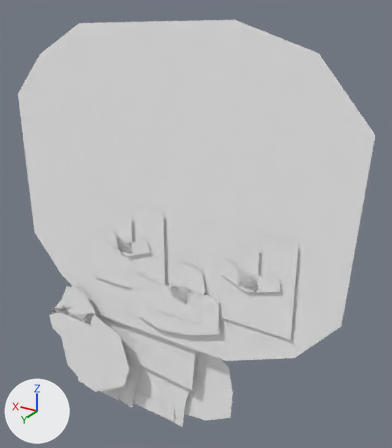
An edit to the FBX model Assets/Models/PlayerSmall/PlayerSmall@Run.fbx, drawn before and after from the same camera.
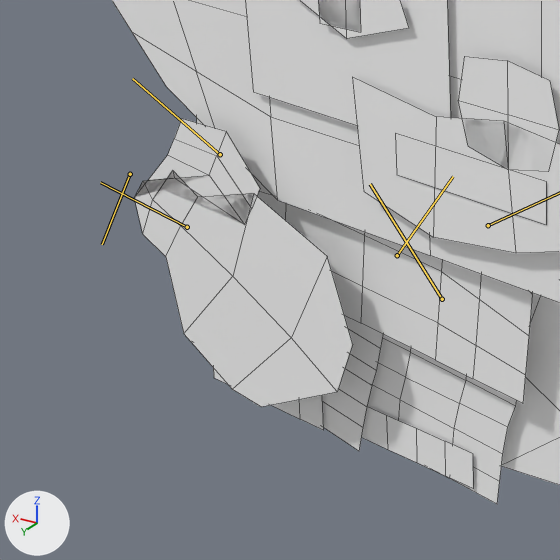
Old and new are each drawn whole from a 50 mm lens placed at (-0.00829, 0.00979, 0.01127), pointed at (-0.002, -0.0007, 0.00603) and again close up on the part from 0% to 52% of the width and 54% to 100% of the height. Arrows for +X, +Y and +Z are at lower left; the lights stay in place. Both versions are drawn at frame 5 of the action 'Take 001'; the numbers are the values there. The bones that change are drawn over the model as lines in the close-ups. The close-ups show mesh edges as thin lines.

In view in the first close-up: 'ArmL', 'ArmR', 'Body', 'Face', 'Head', 'LegL', 'LegR', 'Rough'.
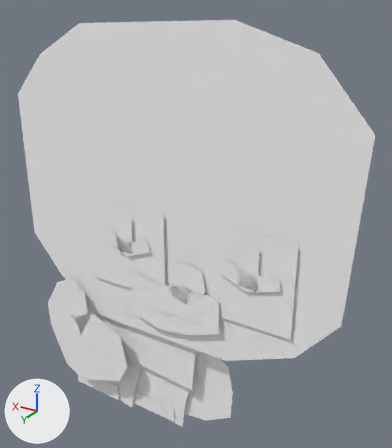
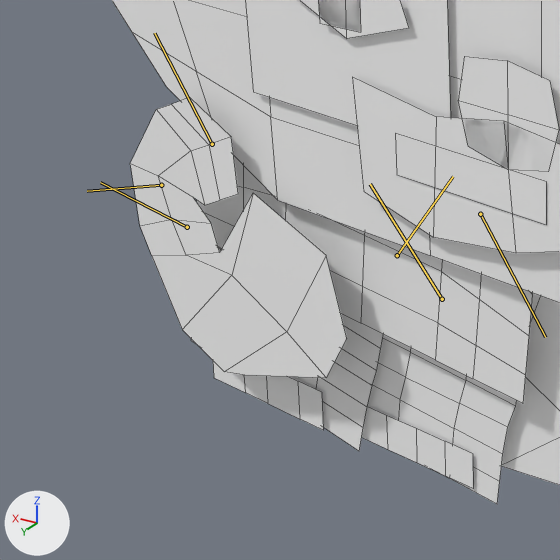
What the commit changed:
Bone 'Rig_ShoulderL' (bone_rig_shoulderl) moves from (0.032, -0.009, 0.0) to (0.02, -0.015, 0.0).
Bone 'Rig_ShoulderL' (bone_rig_shoulderl) turns from (0, 0, 23) to (0, 0, -73) degrees about its own x, y and z.
Bone 'Rig_ElbowL' (bone_rig_elbowl) moves from (-0.104, -0.134, 0.0) to (0.037, 0.017, 0.0).
Bone 'Rig_ElbowL' (bone_rig_elbowl) turns from (0, 0, 20) to (0, 0, 117) degrees about its own x, y and z.
Bone 'Rig_HandL' (bone_rig_handl) moves from (0.15, 0.083, 0.0) to (-0.042, 0.097, 0.0).
Bone 'Rig_HandL' (bone_rig_handl) turns from (0, 0, -20) to (0, 0, -117) degrees about its own x, y and z.
Bone 'Rig_ShoulderR' (bone_rig_shoulderr) moves from (0.049, -0.014, 0.0) to (0.045, -0.001, 0.0).
Bone 'Rig_ShoulderR' (bone_rig_shoulderr) turns from (0, 0, -1) to (0, 0, 32) degrees about its own x, y and z.
Bone 'Rig_ElbowR' (bone_rig_elbowr) moves from (0.037, 0.092, 0.0) to (0.023, -0.024, 0.0).
Bone 'Rig_ElbowR' (bone_rig_elbowr) turns from (0, 0, -88) to (0, 0, -81) degrees about its own x, y and z.
Bone 'Rig_HandR' (bone_rig_handr) moves from (-0.013, 0.047, 0.0) to (-0.097, 0.037, 0.0).
Bone 'Rig_HandR' (bone_rig_handr) turns from (0, 0, -88) to (0, 0, -121) degrees about its own x, y and z.

What differs and where, as boxes (x1, y1, x2, y2) in the close-ups (560 x 560 px):
'ArmR', posed
    before: (135, 119, 352, 407)
    after: (130, 98, 347, 378)
bone 'Rig_ShoulderR', root to tip
    before: (220, 154) to (132, 78)
    after: (212, 144) to (154, 33)
bone 'Rig_ElbowR', root to tip
    before: (130, 174) to (102, 244)
    after: (161, 185) to (87, 191)
